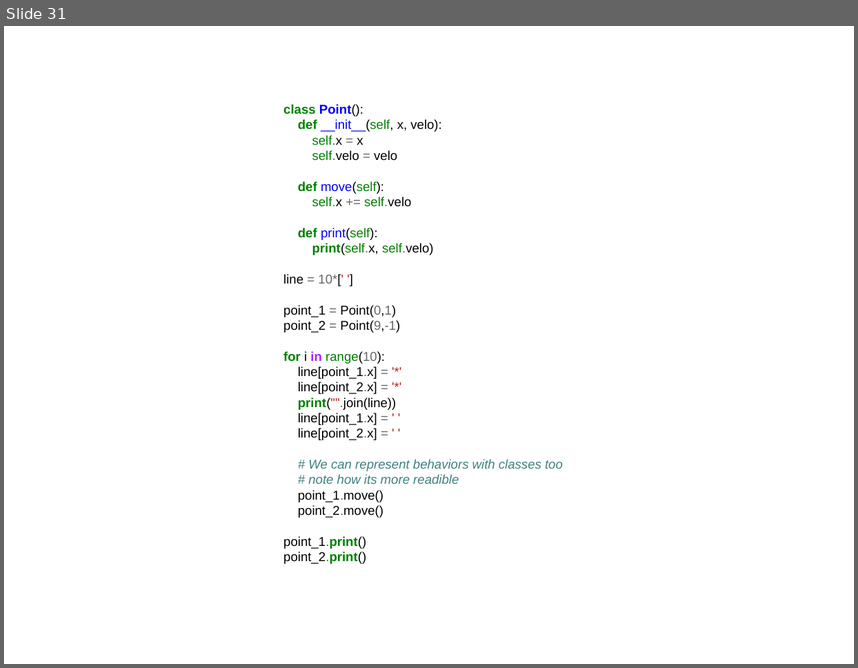
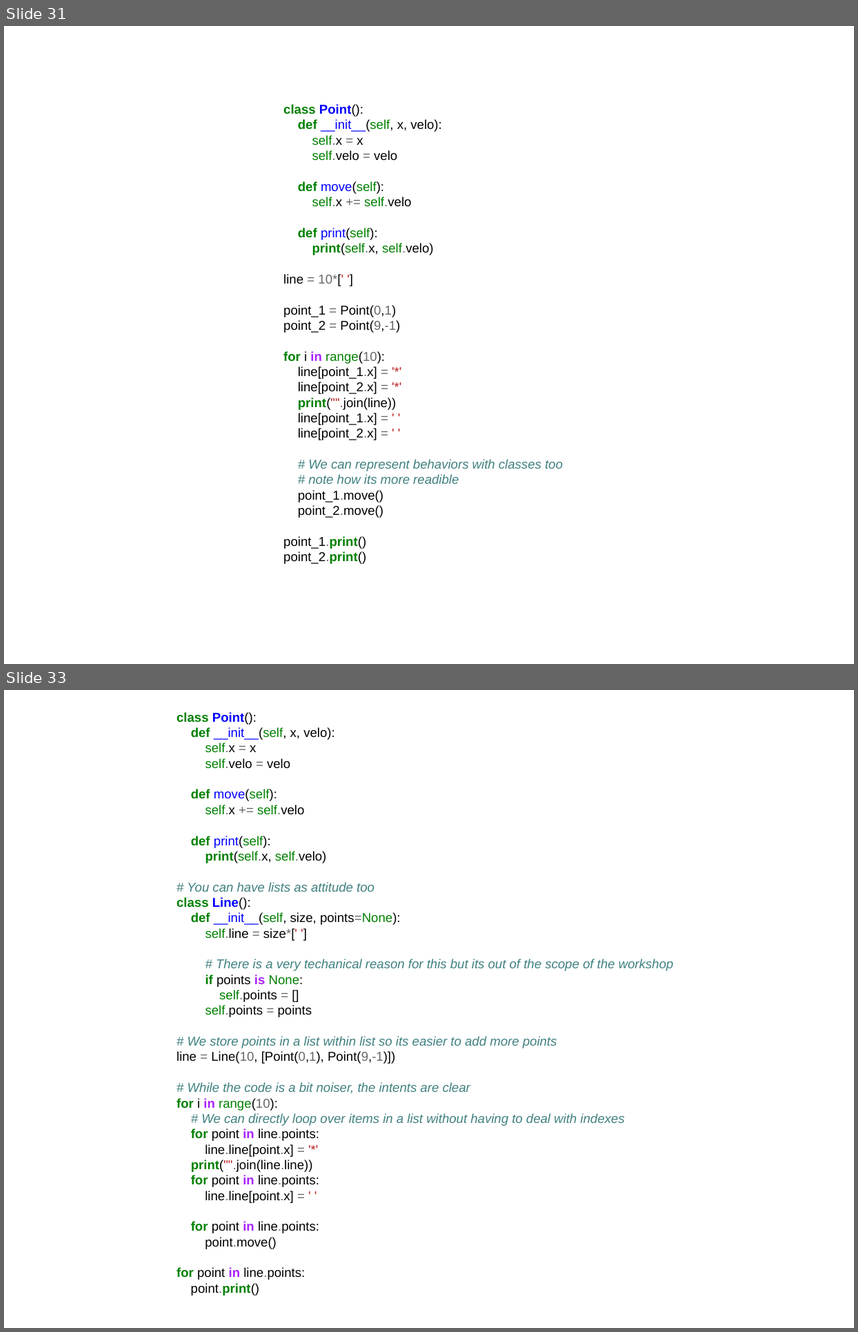
Before and after one commit to f0lie/basic_python_workshop, a slide deck: powerpoint.odp. Shown one above the other, each under a label of ours: slide 31 before the commit, slides 31 and 33 after it; the slides between them are not shown. The pictures are 858x668 and 858x1332 pixels, drawn with LibreOffice and Linux fonts; fonts in the diff are those of the drawing. Boxes give left, top, right and bottom in pixels: in the first picture for what was removed or moved away, otherwise in the second. Text is boxed around its words. In the diff, an @@ line names an element or a change of style, - is before the commit and + after.

Commit message:
Add line class

```diff
--- a/powerpoint.odp
+++ b/powerpoint.odp
@@ slide 33 added at box(4, 690, 854, 1328), background #FFFFFF @@
@@ text added at box(176, 712, 674, 1295), 12 pt, text #408080 @@
+class Point():
+def __init__(self, x, velo):
+self.x = x
+self.velo = velo
+def move(self):
+self.x += self.velo
+def print(self):
+print(self.x, self.velo)
+# You can have lists as attitude too
+class Line():
+def __init__(self, size, points=None):
+self.line = size*[' ']
+# There is a very techanical reason for this but its out of the scope of the workshop
+if points is None:
+self.points = []
+self.points = points
+# We store points in a list within list so its easier to add more points
+line = Line(10, [Point(0,1), Point(9,-1)])
+# While the code is a bit noiser, the intents are clear
+for i in range(10):
+# We can directly loop over items in a list without having to deal with indexes
+for point in line.points:
+line.line[point.x] = '*'
+print("".join(line.line))
+for point in line.points:
+line.line[point.x] = ' '
+for point in line.points:
+point.move()
+for point in line.points:
+point.print()
```
Also in this commit, not shown: 2 other slides added, 1 other file.
